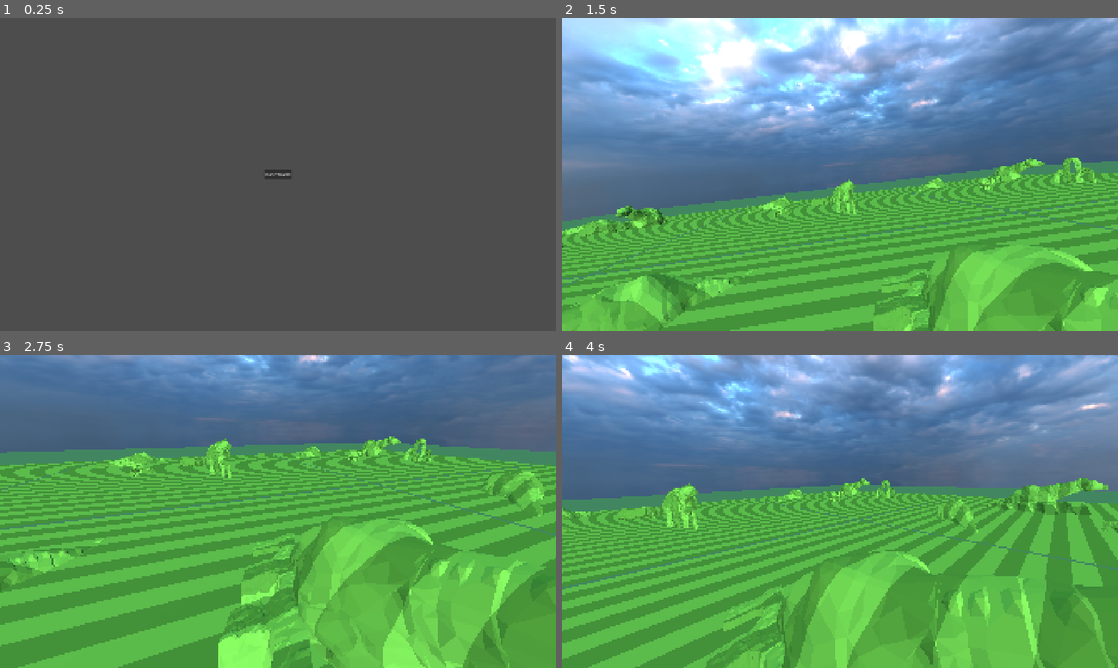
Above: before the commit, frames 1-4 (two rows, left to right).
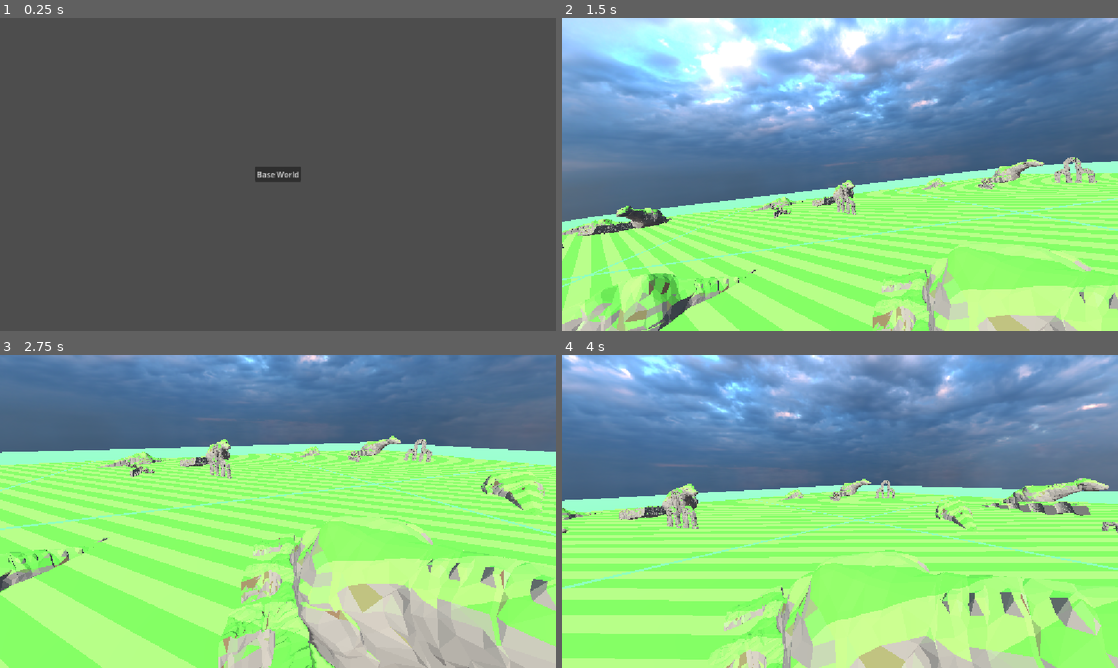
Above: after the commit, the same moments.

Repository: mitch-palczewski/zurd
Game: Godot game, scene res://scenes/ui/loading_screen/boot.tscn
Two runs of this game, one before a commit and one after it. Both use one fixed random seed, a clock stepped at 60 frames per second and the inputs below.
Inputs:
- Up to frame 1 (0.25 s): no input
- Up to frame 2 (1.5 s): click "Base World" at 0.5 s; tap Enter at 1.25 s; hold D (move_right) from 1.28 s (still down); tap 1 at 1.35 s
- Up to frame 3 (2.75 s): release D (move_right) at 2.03 s; hold S (move_down) from 2.03 s (still down); tap 2 at 2.1 s
- Up to frame 4 (4 s): release S (move_down) at 2.78 s; hold D (move_right) 2.78-3.53 s; tap 3 at 2.85 s; hold W (move_up) from 3.53 s (still down); tap 4 at 3.6 s

The runs differ from the first frame. In frame 1, 0.3% of the frame differs, in the area x 45-55%, y 47-53%; in frame 2, 46%; in frame 3, 70%, in the area x 0-100%, y 0-100%; in frame 4, 57%.

Commit message:
feat: Terrain and Lighting

Diff:
--- /dev/null
+++ b/assets/materials/golf_terrain.tres
@@ -0,0 +1,13 @@
+[gd_resource type="ShaderMaterial" format=3 uid="uid://qb2mh3co2py5"]
+
+[ext_resource type="Shader" uid="uid://7s6phm6m6rkd" path="res://assets/shaders/golf_terrain.gdshader" id="1_rsuk5"]
+
+[resource]
+render_priority = 0
+shader = ExtResource("1_rsuk5")
+shader_parameter/light_grass = Color(0.35, 0.68, 0.22, 1)
+shader_parameter/dark_grass = Color(0.24, 0.52, 0.14, 1)
+shader_parameter/rock_color = Color(0.4, 0.38, 0.35, 1)
+shader_parameter/stripe_width = 5.0
+shader_parameter/slope_threshold = 0.6
+shader_parameter/slope_blend = 0.1
--- /dev/null
+++ b/assets/shaders/golf_terrain.gdshader
@@ -0,0 +1,98 @@
+shader_type spatial;
+
+// ==========================================
+// UNIFORMS
+// ==========================================
+group_uniforms Textures;
+uniform sampler2D noise_texture : hint_default_white;
+
+group_uniforms Colors;
+uniform vec4 light_grass : source_color = vec4(0.35, 0.68, 0.22, 1.0);
+uniform vec4 dark_grass : source_color = vec4(0.24, 0.52, 0.14, 1.0);
+uniform vec4 rock_color : source_color = vec4(0.40, 0.38, 0.35, 1.0);
+uniform vec4 dirt_color : source_color = vec4(0.32, 0.24, 0.16, 1.0);
+
+group_uniforms Mowing_Stripes;
+uniform float stripe_width = 5.0;
+uniform float stripe_angle_degrees : hint_range(0.0, 360.0) = 45.0;
+uniform float stripe_warp : hint_range(0.0, 2.0) = 0.3;
+
+group_uniforms Slope_Controls;
+uniform float slope_threshold : hint_range(0.0, 1.0) = 0.5;      // Angle threshold where rock turns into grass
+uniform float slope_blend : hint_range(0.001, 0.5) = 0.1;        // Smoothness of transition
+uniform float edge_noise_strength : hint_range(0.0, 0.5) = 0.15; // Natural erosion distortion on slope edge
+uniform float dirt_width : hint_range(0.0, 0.5) = 0.2;           // Width of the dirt transition border
+
+group_uniforms Noise_Tiling;
+uniform float detail_scale = 0.2;                                 // Close-up micro detail scale
+uniform float macro_scale = 0.03;                                 // Distant macro scale
+uniform float macro_blend : hint_range(0.0, 1.0) = 0.5;          // Balance between detail and macro noise
+
+// ==========================================
+// VARYINGS
+// ==========================================
+varying vec3 world_position;
+varying vec3 world_normal;
+
+// ==========================================
+// HELPER FUNCTIONS
+// ==========================================
+// Feature 4: Triplanar Texture Sampling
+vec4 texture_triplanar(sampler2D tex, vec3 p, vec3 n, float scale) {
+	vec3 uv_p = p * scale;
+	vec3 weights = abs(n);
+	weights = max(weights, vec3(0.00001));
+	weights /= (weights.x + weights.y + weights.z);
+
+	vec4 x = texture(tex, uv_p.zy);
+	vec4 y = texture(tex, uv_p.xz);
+	vec4 z = texture(tex, uv_p.xy);
+
+	return x * weights.x + y * weights.y + z * weights.z;
+}
+
+// ==========================================
+// SHADER FUNCTIONS
+// ==========================================
+void vertex() {
+	world_position = (MODEL_MATRIX * vec4(VERTEX, 1.0)).xyz;
+	world_normal = MODEL_NORMAL_MATRIX * NORMAL;
+}
+
+void fragment() {
+	vec3 norm = normalize(world_normal);
+
+	// 1. Feature 4 & 5: Macro + Micro Triplanar Noise
+	float detail_noise = texture_triplanar(noise_texture, world_position, norm, detail_scale).r;
+	float macro_noise = texture_triplanar(noise_texture, world_position, norm, macro_scale).r;
+	float combined_noise = mix(detail_noise, macro_noise, macro_blend);
+
+	// 2. Feature 2: Rotatable & Warped Mowing Stripes
+	float rad = radians(stripe_angle_degrees);
+	mat2 rot = mat2(vec2(cos(rad), -sin(rad)), vec2(sin(rad), cos(rad)));
+	vec2 rotated_pos = rot * world_position.xz;
+
+	// Add noise warp to coordinate so lines follow terrain contours
+	float stripe_coord = rotated_pos.y + (combined_noise - 0.5) * stripe_warp * stripe_width;
+	float stripe = step(0.5, fract(stripe_coord / (stripe_width * 2.0)));
+	vec3 grass_base = mix(light_grass.rgb, dark_grass.rgb, stripe);
+	vec3 grass_final = grass_base * (0.85 + combined_noise * 0.3);
+
+	// 3. Base Rock & Dirt Colors
+	vec3 rock_final = rock_color.rgb * (0.75 + combined_noise * 0.35);
+	vec3 dirt_final = dirt_color.rgb * (0.8 + combined_noise * 0.3);
+
+	// 4. Feature 1: Noisy Slope Mask (Natural Erosion)
+	float noisy_normal_y = norm.y + (combined_noise - 0.5) * edge_noise_strength;
+	float grass_mask = smoothstep(slope_threshold - slope_blend, slope_threshold + slope_blend, noisy_normal_y);
+
+	// 5. Feature 3: Dirt Transition Mask
+	float dirt_mask = smoothstep(0.5 - dirt_width, 0.5, grass_mask) - smoothstep(0.5, 0.5 + dirt_width, grass_mask);
+
+	// 6. Final Color Assembly
+	vec3 terrain_color = mix(rock_final, grass_final, grass_mask);
+	terrain_color = mix(terrain_color, dirt_final, dirt_mask); // Inject dirt border at transition
+
+	ALBEDO = terrain_color;
+	ROUGHNESS = mix(0.95, 0.85, grass_mask);
+}
--- a/project.godot
+++ b/project.godot
@@ -26,8 +26,6 @@
 
 [display]
 
-window/size/viewport_width=1920
-window/size/viewport_height=1080
 window/stretch/mode="canvas_items"
 window/stretch/aspect="expand"
 
--- a/sandbox/test_ground.tscn
+++ b/sandbox/test_ground.tscn
@@ -1,15 +1,15 @@
 [gd_scene format=3 uid="uid://bxuwjngngmiju"]
 
 [ext_resource type="PackedScene" uid="uid://c4aciywu4i5np" path="res://scenes/objects/static/Archway_static.tscn" id="1_bnjis"]
-[ext_resource type="Material" uid="uid://vj6oamoxpsv1" path="res://assets/materials/fairway_stripes.tres" id="1_xor13"]
 [ext_resource type="PackedScene" uid="uid://dxmbj1qghxp3" path="res://scenes/objects/static/Arch_01_static.tscn" id="2_xor13"]
 [ext_resource type="PackedScene" uid="uid://b5m20rugrd7ay" path="res://scenes/objects/static/Crocodile_01_static.tscn" id="3_bxqal"]
+[ext_resource type="Material" uid="uid://qb2mh3co2py5" path="res://assets/materials/golf_terrain.tres" id="3_ykggj"]
 
 [sub_resource type="BoxShape3D" id="BoxShape3D_35kfv"]
 size = Vector3(200, 1, 200)
 
 [sub_resource type="PlaneMesh" id="PlaneMesh_35kfv"]
-material = ExtResource("1_xor13")
+material = ExtResource("3_ykggj")
 size = Vector2(198, 198)
 
 [sub_resource type="StandardMaterial3D" id="StandardMaterial3D_1h25x"]
@@ -38,52 +38,52 @@
 
 [node name="Archway" parent="ArchwayStatic/ArchwayMesh" parent_id_path=PackedInt32Array(1478703784, 353636118) index="0" unique_id=1647693072]
 transform = Transform3D(-0.40099654, 0, 0.9160795, 0, 1, 0, -0.9160795, 0, -0.40099654, 0, 0.13489148, 0)
-surface_material_override/0 = ExtResource("1_xor13")
+surface_material_override/0 = ExtResource("3_ykggj")
 
 [node name="Arch 01Static" parent="." unique_id=1987915247 instance=ExtResource("2_xor13")]
 transform = Transform3D(1.801819, 0, -4.011834, 0, 4.397882, 0, 4.011834, 0, 1.801819, 13.766827, 5.2434387, 34.48603)
 
 [node name="Arch" parent="Arch 01Static/Arch 01Mesh" parent_id_path=PackedInt32Array(1987915247, 1318704810) index="0" unique_id=1723391503]
-surface_material_override/0 = ExtResource("1_xor13")
+surface_material_override/0 = ExtResource("3_ykggj")
 
 [node name="Crocodile 01Static" parent="." unique_id=394928527 instance=ExtResource("3_bxqal")]
 transform = Transform3D(26.918148, -12.85029, 3.2067692, 10.640769, 25.30796, 12.094674, -7.8858957, -9.714791, 27.266014, 24.209703, 3.9782476, -31.018206)
 
 [node name="Crocodile_01" parent="Crocodile 01Static/Crocodile 01Mesh" parent_id_path=PackedInt32Array(394928527, 1917953980) index="0" unique_id=1139370619]
-surface_material_override/0 = ExtResource("1_xor13")
+surface_material_override/0 = ExtResource("3_ykggj")
 
 [node name="ArchwayStatic2" parent="." unique_id=1800308664 instance=ExtResource("1_bnjis")]
 transform = Transform3D(-11.271329, -5.3412066, -4.9389076, -1.5340215, 7.431913, -6.4786243, 12.127552, -4.024042, -5.4097, -40.28216, 2.7997212, -28.10183)
 
 [node name="Archway" parent="ArchwayStatic2/ArchwayMesh" parent_id_path=PackedInt32Array(1800308664, 353636118) index="0" unique_id=1647693072]
 transform = Transform3D(0.9389326, -0.52947956, -0.509625, -0.10347682, -0.6069722, 1.3980958, -0.68385816, -0.63512933, -0.9112631, -2.1129892, -2.6480987, -2.3622842)
-surface_material_override/0 = ExtResource("1_xor13")
+surface_material_override/0 = ExtResource("3_ykggj")
 
 [node name="Arch 01Static2" parent="." unique_id=1124030097 instance=ExtResource("2_xor13")]
 transform = Transform3D(1.801819, 0, -4.011834, 0, 4.397882, 0, 4.011834, 0, 1.801819, 20.027508, 5.3828716, 45.661293)
 
 [node name="Arch" parent="Arch 01Static2/Arch 01Mesh" parent_id_path=PackedInt32Array(1124030097, 1318704810) index="0" unique_id=1723391503]
-surface_material_override/0 = ExtResource("1_xor13")
+surface_material_override/0 = ExtResource("3_ykggj")
 
 [node name="Arch 01Static3" parent="." unique_id=348357867 instance=ExtResource("2_xor13")]
 transform = Transform3D(1.801819, 0, -4.011834, 0, 4.397882, 0, 4.011834, 0, 1.801819, 16.820282, 15.162519, 40.023678)
 
 [node name="Arch" parent="Arch 01Static3/Arch 01Mesh" parent_id_path=PackedInt32Array(348357867, 1318704810) index="0" unique_id=1723391503]
-surface_material_override/0 = ExtResource("1_xor13")
+surface_material_override/0 = ExtResource("3_ykggj")
 
 [node name="ArchwayStatic3" parent="." unique_id=1446245555 instance=ExtResource("1_bnjis")]
 transform = Transform3D(-1.105673, -2.7594388, -3.9074593, 3.8357062, -2.9078097, 0.9681205, -2.8583393, -2.834677, 2.8106513, -36.72193, 5.0782647, 9.831184)
 
 [node name="Archway" parent="ArchwayStatic3/ArchwayMesh" parent_id_path=PackedInt32Array(1446245555, 353636118) index="0" unique_id=1647693072]
 transform = Transform3D(-0.40099654, 0, 0.9160795, 0, 1, 0, -0.9160795, 0, -0.40099654, 0, 0.13489148, 0)
-surface_material_override/0 = ExtResource("1_xor13")
+surface_material_override/0 = ExtResource("3_ykggj")
 
 [node name="Crocodile 01Static2" parent="." unique_id=107197138 instance=ExtResource("3_bxqal")]
 transform = Transform3D(26.918144, -12.850289, 3.2067678, 13.153778, 25.090462, -9.871511, 1.5464134, 10.263461, 28.147285, -56.555313, 3.9782476, -26.944971)
 
 [node name="Crocodile_01" parent="Crocodile 01Static2/Crocodile 01Mesh" parent_id_path=PackedInt32Array(107197138, 1917953980) index="0" unique_id=1139370619]
 transform = Transform3D(-0.34207115, 0.68645704, 0.64168996, 0.21401224, 0.72185206, -0.6581259, -0.9149793, -0.087796286, -0.39383435, -0.011064291, -0.62391305, -0.9391899)
-surface_material_override/0 = ExtResource("1_xor13")
+surface_material_override/0 = ExtResource("3_ykggj")
 
 [editable path="ArchwayStatic"]
 [editable path="ArchwayStatic/ArchwayMesh"]
--- a/scenes/world/base_world.tscn
+++ b/scenes/world/base_world.tscn
@@ -21,6 +21,8 @@
 script = SubResource("GDScript_rwhoh")
 
 [node name="DirectionalLight3D" type="DirectionalLight3D" parent="." unique_id=1743470536]
+transform = Transform3D(0.29243976, 0.8660162, -0.4055798, -0.49999997, 0.49999997, 0.70710677, 0.81515586, -0.003996223, 0.579228, 0, 0, 0)
+shadow_enabled = true
 
 [node name="WorldEnvironment" type="WorldEnvironment" parent="." unique_id=1561718671]
 environment = SubResource("Environment_s1lny")
Not shown, added: assets/shaders/golf_terrain.gdshader.uid
